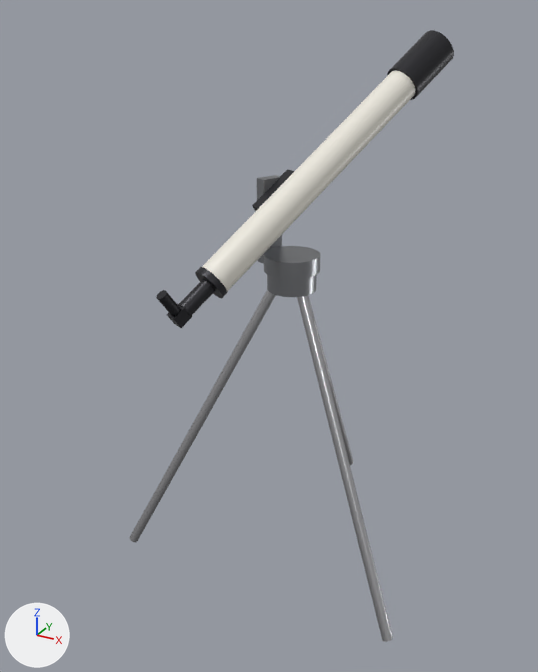
Before and after pictures for a commit that changed the glTF model assets/models/telescope.glb.
Both versions are drawn from a 50 mm lens placed at (0.976, -1.918, 1.724), pointed at (-0.055, -0.044, 0.787). Every picture has the same lights, and +X, +Y and +Z are marked at lower left. The picture after the commit comes second. Where no turn or scale is listed for an object, it has been applied to the vertices.

The first picture shows 'Dew_Shield', 'Mount_Base', 'Tripod_Head', 'Tripod_Leg_2', 'Tripod_Leg_3', 'Tube' and 7 more.
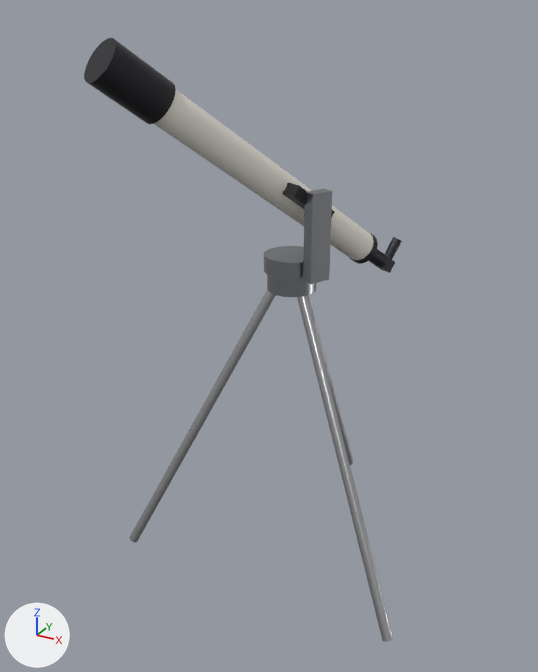
ob_azimuth is not drawn itself; it is the parent of ob_altitude, ob_mount_arm, ob_mount_base.

Pixel boxes (x1, y1, x2, y2) of what changed, in the pictures (538 x 672 px):
'Tube', turned: before (202, 70, 415, 292); after (154, 90, 374, 260)
'Dew_Shield', turned: before (387, 30, 454, 100); after (84, 38, 176, 124)
'Mount_Arm', turned: before (257, 175, 282, 264); after (303, 189, 332, 284)
'Mount_Base', turned: before (264, 246, 320, 279); after (264, 246, 304, 279)
'Focuser', turned: before (178, 279, 215, 316); after (368, 249, 388, 268)
'Tube_Saddle', turned: before (252, 169, 294, 211); after (282, 183, 335, 218)
'Tube_Back', turned: before (195, 267, 227, 298); after (350, 232, 378, 264)
'Eyepiece', turned: before (156, 290, 180, 316); after (385, 237, 402, 259)
'Diagonal', turned: before (167, 303, 192, 328); after (380, 257, 395, 273)

What changed in the scene script:
```text
Change ob_azimuth:
    ob_azimuth.rotation_euler: (0.0, 0.0, -0.436) -> (0.0, 0.0, 2.705)  # degrees (0, 0, -25) -> degrees (0, 0, 155)
```
